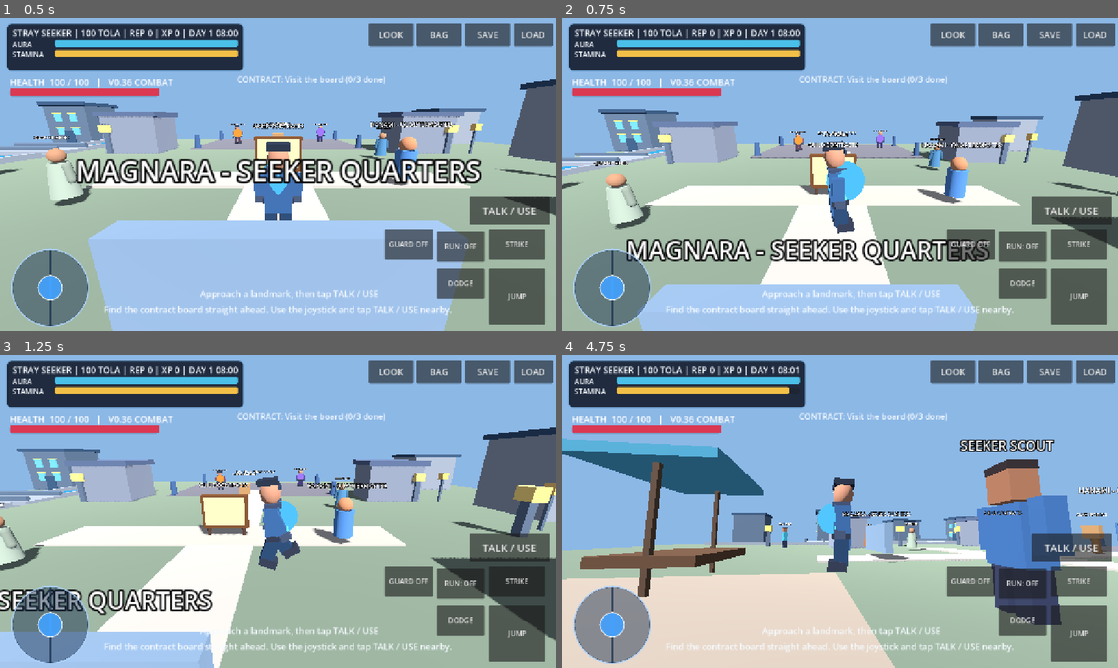
Above: before the commit, frames 1-4 (two rows, left to right).
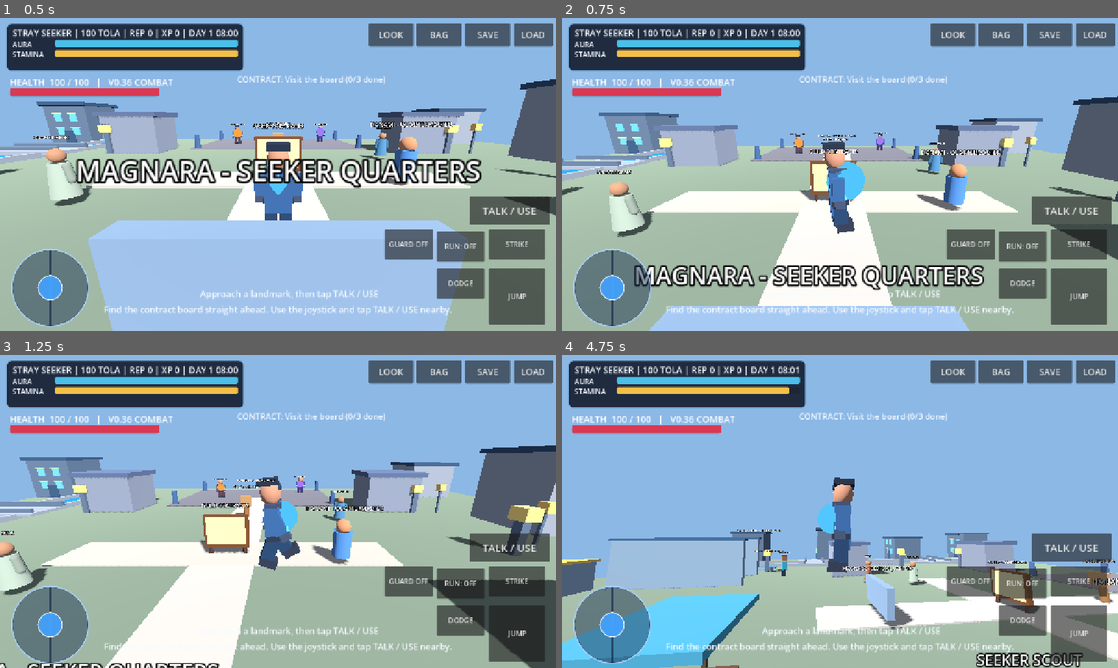
Above: after the commit, the same moments.

Repository: Hazeues12/Seeker-s-Codex-Game
Game: Godot game, scene res://scenes/main.tscn
Same seed, same stepped clock (60 frames per second), same inputs: the game is played once before the commit and once after it.
Inputs (mouse positions are in pixels of both pictures, inside the frame that each line leads up to):
- Up to frame 1 (0.5 s): no input
- Up to frame 2 (0.75 s): tap Enter (ui_accept) at 0.5 s; move the mouse to (962, 158) at 0.52 s; hold Right (ui_right) from 0.53 s (still down); hold Space from 0.53 s (still down); click (962, 158) at 0.67 s
- Up to frame 3 (1.25 s): keep holding Right (ui_right); keep holding Space; tap Enter (ui_accept) at 0.77, 0.8, 1.07 s
- Up to frame 4 (4.75 s): release Right (ui_right) at 1.25 s; release Space at 1.25 s; drag from (728, 527) to (812, 574) at 1.27 s; move the mouse to (895, 442) at 2.02 s; hold Right (ui_right) 2.03-2.75 s; hold Space 2.03-2.75 s; click (895, 442) at 2.17 s; tap Enter (ui_accept) at 2.3, 3.77, 3.8, 4.07 s; drag from (812, 574) to (673, 464) at 2.77 s; move the mouse to (1006, 558) at 3.52 s; hold Left (ui_left) 3.53-4.25 s; hold Q 3.53-4.25 s; click (1006, 558) at 3.67 s; drag from (673, 464) to (756, 433) at 4.27 s

Frame 1 is identical in both runs. In frame 2, 20% of the frame differs, in the area x 0-100%, y 23-100%; in frame 3, 28%; in frame 4, 42%, in the area x 0-100%, y 26-100%.

Commit message:
V0.39 enable simultaneous touch controls and traversal parkour

Diff:
--- a/characters/player_controller.gd
+++ b/characters/player_controller.gd
@@ -25,6 +25,15 @@
 var seeker_rig: Node3D
 var guard_active: bool = false
 var guard_window: float = 0.0
+
+# V0.39: movement-state rules are independent of action-button presses.
+var jumps_used: int = 0
+var wall_running: bool = false
+var wall_normal: Vector3 = Vector3.ZERO
+var wall_run_remaining: float = 0.0
+var wall_reengage_delay: float = 0.0
+var water_running: bool = false
+var _space_latched: bool = false
 
 func _ready() -> void:
     mobile_controls = get_tree().get_first_node_in_group("mobile_controls")
@@ -55,15 +64,21 @@
     if not is_instance_valid(mobile_controls):
         mobile_controls = get_tree().get_first_node_in_group("mobile_controls")
 
+    # Sample every jump press regardless of whether another finger is moving or running.
+    if is_on_floor():
+        jumps_used = 0
+        wall_run_remaining = 1.25
+        wall_running = false
+    wall_reengage_delay = maxf(0.0, wall_reengage_delay - delta)
     if not is_on_floor():
         velocity.y -= gravity * delta
 
-    var keyboard_jump: bool = Input.is_action_just_pressed("ui_accept")
+    var keyboard_jump: bool = Input.is_action_just_pressed("ui_accept") or Input.is_key_pressed(KEY_SPACE) and not _space_latched
+    _space_latched = Input.is_key_pressed(KEY_SPACE)
     var mobile_jump: bool = false
     if is_instance_valid(mobile_controls):
         mobile_jump = mobile_controls.consume_jump()
-    if is_on_floor() and (keyboard_jump or mobile_jump):
-        velocity.y = jump_velocity
+    var jump_requested_now: bool = keyboard_jump or mobile_jump
 
     var input_dir: Vector2 = Input.get_vector(
         "ui_left", "ui_right", "ui_up", "ui_down"
@@ -123,7 +138,37 @@
     if is_instance_valid(hub) and hub.has_method("can_sprint"):
         sprint_allowed = bool(hub.call("can_sprint"))
     var wants_sprint: bool = Input.is_key_pressed(KEY_SHIFT) or mobile_sprinting
+    var course: Node = get_tree().get_first_node_in_group("traversal_course")
+    water_running = is_on_floor() and wants_sprint and sprint_allowed and direction.length() > 0.1 and is_instance_valid(course) and bool(course.call("is_water_at", global_position))
+
+    # Detect actual solid wall geometry, not invisible proximity magic.
+    wall_running = false
+    if not is_on_floor() and wants_sprint and sprint_allowed and direction.length_squared() > 0.05 and wall_run_remaining > 0.0 and wall_reengage_delay <= 0.0:
+        wall_normal = _nearby_traversal_wall(direction)
+        wall_running = wall_normal.length_squared() > 0.1
+    if wall_running:
+        wall_run_remaining -= delta
+        velocity.y = maxf(velocity.y, -1.05)
+
+    if jump_requested_now:
+        if is_on_floor():
+            velocity.y = 6.45
+            jumps_used = 1
+        elif wall_running:
+            velocity.y = 6.5
+            wall_running = false
+            wall_reengage_delay = 0.35
+            jumps_used = 2
+            # Sideways impulse launches the character away from the wall.
+            velocity.x += wall_normal.x * 4.2
+            velocity.z += wall_normal.z * 4.2
+        elif jumps_used < 2:
+            velocity.y = 6.15
+            jumps_used = 2
+
     var speed: float = sprint_speed if wants_sprint and sprint_allowed else walk_speed
+    if water_running:
+        speed *= 1.28
     if guard_active:
         speed = minf(speed, 2.5)
     if editing:
@@ -133,6 +178,12 @@
     if dodge_time > 0.0:
         velocity.x = dodge_direction.x * 11.5
         velocity.z = dodge_direction.z * 11.5
+    elif wall_running:
+        # Project travel along the wall so the player keeps forward momentum.
+        var tangent: Vector3 = direction.slide(wall_normal).normalized()
+        if tangent.length_squared() > 0.01:
+            velocity.x = tangent.x * speed
+            velocity.z = tangent.z * speed
     else:
         velocity.x = move_toward(velocity.x, target.x, rate * delta)
         velocity.z = move_toward(velocity.z, target.z, rate * delta)
@@ -170,3 +221,22 @@
     var effect := create_tween()
     effect.tween_property(pulse, "scale", Vector3(2.3, 1.15, 1.6), 0.21)
     effect.tween_callback(pulse.queue_free)
+
+
+func _nearby_traversal_wall(travel: Vector3) -> Vector3:
+    # Raycast left/right from torso height, only against designated solid walls.
+    var lateral: Vector3 = Vector3(-travel.z, 0.0, travel.x).normalized()
+    if lateral.length_squared() < 0.01:
+        return Vector3.ZERO
+    var start: Vector3 = global_position + Vector3.UP * 1.15
+    for side in [-1.0, 1.0]:
+        var ray: PhysicsRayQueryParameters3D = PhysicsRayQueryParameters3D.create(start, start + lateral * side * 0.96)
+        ray.exclude = [get_rid()]
+        var hit: Dictionary = get_world_3d().direct_space_state.intersect_ray(ray)
+        if not hit.is_empty():
+            var obstacle: Node = hit.get("collider") as Node
+            if is_instance_valid(obstacle) and obstacle.is_in_group("traversal_wall"):
+                var normal: Vector3 = hit.get("normal", Vector3.ZERO)
+                normal.y = 0.0
+                return normal.normalized()
+    return Vector3.ZERO
--- a/scenes/main.tscn
+++ b/scenes/main.tscn
@@ -7,6 +7,7 @@
 [ext_resource type="Script" path="res://world/visual_district.gd" id="5"]
 [ext_resource type="Script" path="res://ui/seeker_creator.gd" id="6"]
 [ext_resource type="Script" path="res://world/quarter_life.gd" id="7"]
+[ext_resource type="Script" path="res://world/traversal_course.gd" id="8"]
 
 [sub_resource type="BoxMesh" id="GroundMesh"]
 size = Vector3(60, 1, 60)
@@ -54,3 +55,6 @@
 
 [node name="QuarterLife" type="Node3D" parent="."]
 script = ExtResource("7")
+
+[node name="TraversalCourse" type="Node3D" parent="."]
+script = ExtResource("8")
--- a/ui/mobile_controls.gd
+++ b/ui/mobile_controls.gd
@@ -15,8 +15,11 @@
 @onready var sprint_button: Button = $SprintButton
 
 var joystick_knob: Panel
-var pointer_mode: int = 0  # 0 = idle, 1 = joystick, 2 = camera
+var pointer_mode: int = 0  # Desktop fallback: 0 idle, 1 joystick, 2 camera.
 var last_pointer_position: Vector2 = Vector2.ZERO
+var active_fingers: Dictionary = {}
+var joystick_finger: int = -1
+var camera_finger: int = -1
 const JOYSTICK_RADIUS: float = 65.0
 const DEAD_ZONE: float = 0.13
 
@@ -57,6 +60,47 @@
     sprint_button.text = "RUN: OFF"
 
 func _input(event: InputEvent) -> void:
+    if event is InputEventScreenTouch:
+        var finger: int = event.index
+        var touch_at: Vector2 = event.position
+        if event.pressed:
+            active_fingers[finger] = true
+            if joystick_finger == -1 and joystick.get_global_rect().has_point(touch_at):
+                joystick_finger = finger
+                _update_movement(touch_at)
+            else:
+                var touched_button: Button = _button_at(touch_at)
+                if is_instance_valid(touched_button):
+                    # Finger zero reaches Godot Button signals through its emulated
+                    # mouse click. Secondary fingers dispatch the press themselves.
+                    if finger != 0:
+                        if touched_button.toggle_mode:
+                            touched_button.button_pressed = not touched_button.button_pressed
+                        touched_button.pressed.emit()
+                elif camera_finger == -1 and touch_at.x > get_viewport_rect().size.x * 0.43:
+                    camera_finger = finger
+                    last_pointer_position = touch_at
+        else:
+            active_fingers.erase(finger)
+            if finger == joystick_finger:
+                joystick_finger = -1
+                movement = Vector2.ZERO
+            if finger == camera_finger:
+                camera_finger = -1
+        return
+
+    if event is InputEventScreenDrag:
+        if event.index == joystick_finger:
+            _update_movement(event.position)
+        elif event.index == camera_finger:
+            var movement_delta: Vector2 = event.position - last_pointer_position
+            camera_drag += movement_delta.limit_length(90.0)
+            last_pointer_position = event.position
+        return
+
+    # Ignore synthetic pointer motion while native touch fingers are down.
+    if not active_fingers.is_empty():
+        return
     if event is InputEventMouseButton:
         if event.button_index != MOUSE_BUTTON_LEFT:
             return
@@ -64,7 +108,7 @@
             if joystick.get_global_rect().has_point(event.position):
                 pointer_mode = 1
                 _update_movement(event.position)
-            elif event.position.x > get_viewport_rect().size.x * 0.43 and not _on_action_button(event.position):
+            elif event.position.x > get_viewport_rect().size.x * 0.43 and not is_instance_valid(_button_at(event.position)):
                 pointer_mode = 2
                 last_pointer_position = event.position
         else:
@@ -79,6 +123,18 @@
             camera_drag += change.limit_length(90.0)
             last_pointer_position = event.position
 
+
+func _button_at(screen_pos: Vector2) -> Button:
+    # Reach HUD, interaction, LOOK, BAG and combat controls with extra fingers.
+    # Reverse order favors buttons in more recently added overlay menus.
+    var found: Array[Node] = get_tree().root.find_children("*", "Button", true, false)
+    for index in range(found.size() - 1, -1, -1):
+        var button: Button = found[index] as Button
+        if is_instance_valid(button) and button.is_visible_in_tree() and not button.disabled:
+            if button.get_global_rect().has_point(screen_pos):
+                return button
+    return null
+
 func _process(delta: float) -> void:
     if not is_instance_valid(joystick_knob):
         return
@@ -152,6 +208,9 @@
     jump_requested = false
     attack_requested = false
     dodge_requested = false
+    active_fingers.clear()
+    joystick_finger = -1
+    camera_finger = -1
     guarding = false
     $GuardButton.button_pressed = false
     pointer_mode = 0
--- /dev/null
+++ b/world/traversal_course.gd
@@ -0,0 +1,100 @@
+extends Node3D
+
+# V0.39 — training-grade parkour course in an otherwise empty part of Ring Two.
+# Colliders belong only to these new rooftops and walls; existing hub remains unchanged.
+const WATER_MIN_X: float = -21.1
+const WATER_MAX_X: float = -17.2
+const WATER_MIN_Z: float = 12.5
+const WATER_MAX_Z: float = 27.5
+
+var water_mat: StandardMaterial3D
+var animation_time: float = 0.0
+
+func _ready() -> void:
+    add_to_group("traversal_course")
+    call_deferred("_make_course")
+
+func _process(delta: float) -> void:
+    animation_time += delta
+    if is_instance_valid(water_mat):
+        water_mat.albedo_color = Color(0.12, 0.51 + sin(animation_time * 2.5) * 0.04, 0.75, 0.84)
+
+func is_water_at(point: Vector3) -> bool:
+    return (point.x >= WATER_MIN_X and point.x <= WATER_MAX_X
+        and point.z >= WATER_MIN_Z and point.z <= WATER_MAX_Z
+        and point.y < 2.2)
+
+func _mat(color: Color, transparent: bool = false) -> StandardMaterial3D:
+    var material := StandardMaterial3D.new()
+    material.albedo_color = color
+    material.roughness = 0.70
+    if transparent:
+        material.transparency = BaseMaterial3D.TRANSPARENCY_ALPHA
+    return material
+
+func _block(label: String, at: Vector3, dimensions: Vector3, material: Material,
+        collides: bool = false, is_wall: bool = false) -> void:
+    var root := Node3D.new()
+    root.name = label
+    root.position = at
+    add_child(root)
+    var visual := MeshInstance3D.new()
+    visual.name = "Visual"
+    var mesh := BoxMesh.new()
+    mesh.size = dimensions
+    visual.mesh = mesh
+    visual.material_override = material
+    visual.cast_shadow = GeometryInstance3D.SHADOW_CASTING_SETTING_OFF
+    root.add_child(visual)
+    if collides:
+        var body := StaticBody3D.new()
+        body.name = "ParkourSolid"
+        if is_wall:
+            body.add_to_group("traversal_wall")
+        root.add_child(body)
+        var collision := CollisionShape3D.new()
+        var shape := BoxShape3D.new()
+        shape.size = dimensions
+        collision.shape = shape
+        body.add_child(collision)
+
+func _sign(text_value: String, at: Vector3) -> void:
+    var sign := Label3D.new()
+    sign.text = text_value
+    sign.font_size = 42
+    sign.pixel_size = 0.006
+    sign.billboard = BaseMaterial3D.BILLBOARD_ENABLED
+    sign.no_depth_test = true
+    sign.position = at
+    add_child(sign)
+
+func _make_course() -> void:
+    var stone := _mat(Color(0.51, 0.59, 0.64))
+    var roof := _mat(Color(0.22, 0.35, 0.46))
+    var trim := _mat(Color(0.90, 0.72, 0.34))
+    water_mat = _mat(Color(0.12, 0.51, 0.75, 0.84), true)
+
+    # A narrow channel shares the canal's visual language. Ground under it remains
+    # solid in this mobile prototype, so failed sprints never trap a player.
+    _block("AuraWaterLane", Vector3(-19.15, 0.585, 20.0), Vector3(3.9, 0.11, 15.0), water_mat)
+    for edge in [-21.35, -16.95]:
+        _block("StoneCanalRim", Vector3(edge, 0.74, 20.0), Vector3(0.20, 0.37, 15.3), stone)
+    _sign("WATER RUN | HOLD RUN + MOVE", Vector3(-19.2, 2.9, 13.5))
+
+    # Parallel true collidable walls: approach a side while in the air and RUN
+    # along it to enter the short wall-running state.
+    _block("WestWall", Vector3(-13.8, 2.55, 19.0), Vector3(0.65, 4.1, 10.8), stone, true, true)
+    _block("EastWall", Vector3(-8.7, 2.55, 19.0), Vector3(0.65, 4.1, 10.8), stone, true, true)
+    _block("WestCap", Vector3(-13.8, 4.70, 19.0), Vector3(1.0, 0.22, 11.0), roof, true)
+    _block("EastCap", Vector3(-8.7, 4.70, 19.0), Vector3(1.0, 0.22, 11.0), roof, true)
+    _sign("WALL RUN | RUN + JUMP BY THE WALL", Vector3(-11.1, 5.6, 13.0))
+
+    # Three reachable solid rooftops (not just decorative meshes). Double-jump
+    # up the terraces and land on the roofs to reset jump count.
+    _block("FirstRoof", Vector3(-6.0, 1.76, 27.0), Vector3(4.1, 2.24, 4.0), stone, true)
+    _block("FirstRoofTrim", Vector3(-6.0, 2.99, 27.0), Vector3(4.4, 0.20, 4.3), trim, true)
+    _block("SecondRoof", Vector3(-0.5, 2.07, 27.0), Vector3(4.1, 2.86, 4.0), stone, true)
+    _block("SecondRoofTrim", Vector3(-0.5, 3.60, 27.0), Vector3(4.4, 0.20, 4.3), roof, true)
+    _block("ThirdRoof", Vector3(5.0, 2.37, 27.0), Vector3(4.1, 3.46, 4.0), stone, true)
+    _block("ThirdRoofTrim", Vector3(5.0, 4.20, 27.0), Vector3(4.4, 0.20, 4.3), trim, true)
+    _sign("DOUBLE JUMP | REACH THE ROOFTOPS", Vector3(-1.0, 5.7, 26.5))
Not shown: 1 places in scenes/main.tscn that only renumber resources
Not shown, added: docs/V039_FEATURES.md
